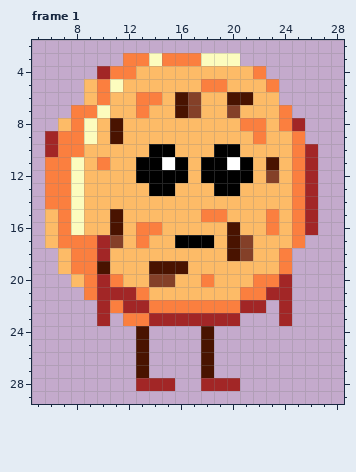
A pixel-art file gets an edit: CookieTime/Assets/Animations/JumpAnimation.aseprite. The picture above was drawn from the file before the commit.
32x32 pixels, 6 frames. Shown: frame 1: x 5..28, y 2..29. The commit also changed other frames, which this record leaves out.
Once edited:
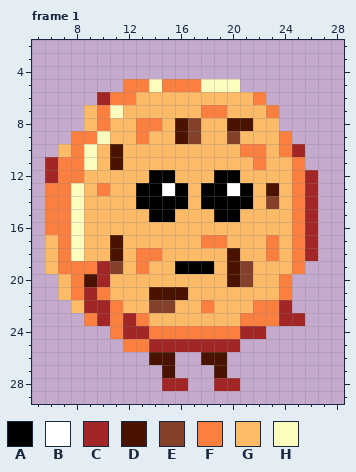
Palette (. is transparent): A #000000  B #ffffff  C #a22626  D #491300  E #844028  F #fb7f3f  G #fdbb67  H #fcfcbe
Change:
Changed rows in their new state; - is an unchanged pixel.
Frame 1:
first column x 6:
 3 ------.........------
 4 ----.............----
 5 ---...FFHFFFHHH...---
 6 ---.CFFGG-GG--GGF.---
 7 --.GFH-G--GGFFG--F.--
 8 -..GFG-FF-DE--DDG-..-
 9 ..-FHG-F--DE--E-G-F.-
10 .G-H-D--GG---GGFF-FC.
11 C-FHGD-GGGG-GGGGFG--.
12 C-F----G--G-G--G-G---
13 ----F--A-BA-A-BA-D---
14 -------AAAA-AAAA-E---
15 F----G--AA--GAA--G---
16 F----G-GG-----G--G---
17 --HGGD-G--GGFFGG-F--C
18 GFHGGD-FF------G-FGFC
19 GF--CE-FGGAAA-DE--GF-
20 -GFD-G--GG--G-DEGGF--
21 -GFCFGGGDDD----GGGF--
22 --GC--GGEEGG-GGGFF---
23 ---F-FC-GGGGGGGFFF-C-
24 -----FCCFFFFFFFCC----
25 ------FFCCCCCCC------
26 -------.DD---D-------
27 -------.-D--.D-------
28 -------..-C-.--------
Boxes around the changes in both pictures, in picture pixels (x1, y1, x2, y2):
changed: (45, 53, 318, 391)
